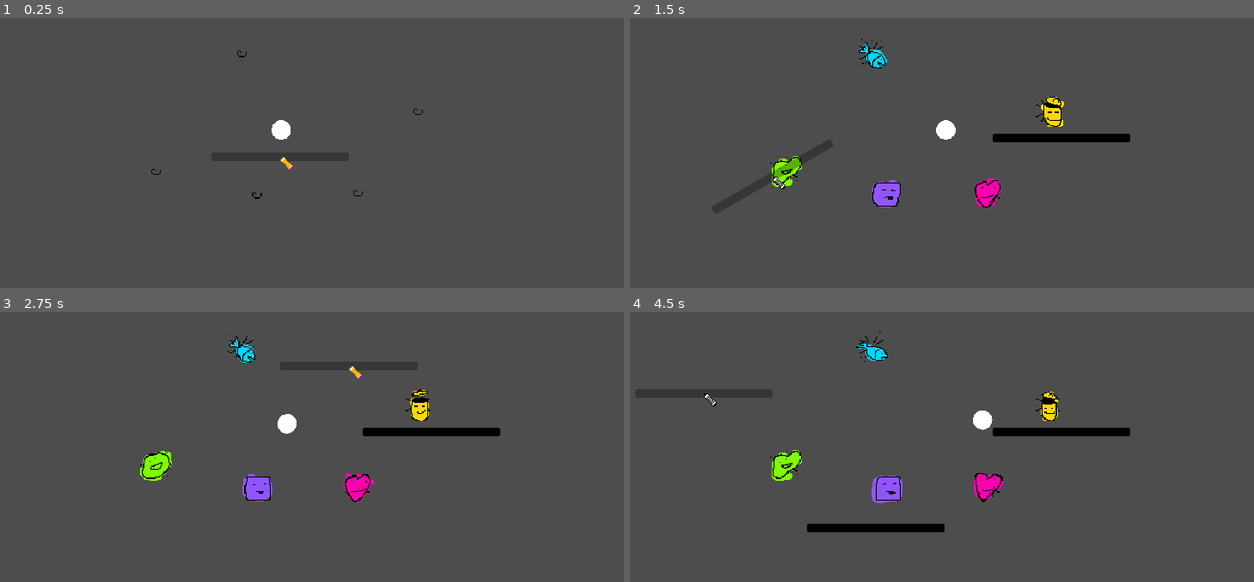
Above: before the commit, frames 1-4 (two rows, left to right).
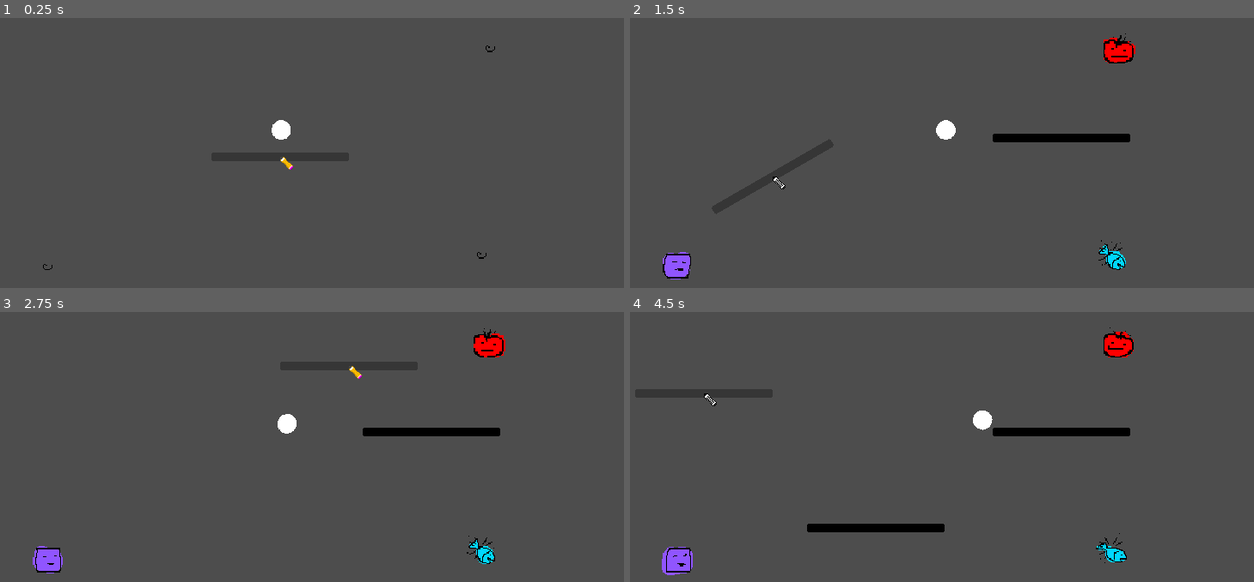
Above: after the commit, the same moments.

Repository: Silver-Ink/GameJamAirConditionner
Game: Godot game, scene res://Game.tscn
Two runs of this game, one before a commit and one after it. Both use one fixed random seed, a clock stepped at 60 frames per second and the inputs below.
Inputs (mouse positions are in pixels of both pictures, inside the frame that each line leads up to):
- Up to frame 1 (0.25 s): no input
- Up to frame 2 (1.5 s): tap Enter (ui_accept) at 0.5, 0.77 s; move the mouse to (1060, 136) at 0.52 s; hold Right (ui_right) from 0.53 s (still down); click (1060, 136) at 0.6 s; move the mouse to (773, 177) at 1.27 s; tap Mouse wheel up (rotate_wall_left) at 1.35 s
- Up to frame 3 (2.75 s): tap Enter (ui_accept) at 1.52 s; move the mouse to (349, 366) at 2.02 s; release Right (ui_right) at 2.03 s; hold Left (ui_left) from 2.03 s (still down); tap Mouse wheel down (rotate_wall_right) at 2.1 s
- Up to frame 4 (4.5 s): move the mouse to (873, 528) at 2.77 s; release Left (ui_left) at 2.78 s; hold Right (ui_right) 2.78-4.28 s; click (873, 528) at 2.85 s; tap Enter (ui_accept) at 3.02, 3.77 s; move the mouse to (1116, 509) at 3.52 s; tap Mouse wheel up (rotate_wall_left) at 3.6 s; move the mouse to (704, 393) at 4.27 s; hold Left (ui_left) from 4.28 s (still down); tap Mouse wheel down (rotate_wall_right) at 4.35 s

The runs differ from the first frame. In frame 1, less than 0.1% of the frame differs, in the area x 6-80%, y 10-94%; in frame 2, 2.7%; in frame 3, 2.8%; in frame 4, 2.8%, in the area x 5-81%, y 5-98%.

Commit message:
wall signal connected dynamicly

Diff:
--- a/Game.tscn
+++ b/Game.tscn
@@ -1,10 +1,9 @@
-[gd_scene load_steps=10 format=3 uid="uid://c0vjy050wrxjr"]
+[gd_scene load_steps=9 format=3 uid="uid://c0vjy050wrxjr"]
 
 [ext_resource type="Script" path="res://game.gd" id="1_72g1l"]
 [ext_resource type="PackedScene" uid="uid://ch5s2btnrj7ne" path="res://SurvivingPlayer.tscn" id="1_nsf7f"]
 [ext_resource type="PackedScene" uid="uid://bjr0wirbic3de" path="res://WallPlacer.tscn" id="2_nw2we"]
 [ext_resource type="Script" path="res://item_controller.gd" id="4_tt6b1"]
-[ext_resource type="PackedScene" uid="uid://5be7uvkii4qi" path="res://item.tscn" id="5_o70eo"]
 
 [sub_resource type="WorldBoundaryShape2D" id="WorldBoundaryShape2D_sfl1q"]
 normal = Vector2(1, 0)
@@ -63,23 +62,3 @@
 
 [node name="Marker2D4" type="Marker2D" parent="ItemController"]
 position = Vector2(103, 282)
-
-[node name="Item" parent="." instance=ExtResource("5_o70eo")]
-position = Vector2(204, 193)
-item_type = 1
-
-[node name="Item2" parent="." instance=ExtResource("5_o70eo")]
-position = Vector2(298, 215)
-item_type = 1
-
-[node name="Item3" parent="." instance=ExtResource("5_o70eo")]
-position = Vector2(392, 213)
-item_type = 5
-
-[node name="Item4" parent="." instance=ExtResource("5_o70eo")]
-position = Vector2(448, 137)
-item_type = 1
-
-[node name="Item5" parent="." instance=ExtResource("5_o70eo")]
-position = Vector2(284, 83)
-item_type = 1
--- a/WallStraight.tscn
+++ b/WallStraight.tscn
@@ -25,6 +25,3 @@
 [node name="Sprite2D" type="Sprite2D" parent="."]
 position = Vector2(0, -1)
 texture = ExtResource("1_jkp1i")
-
-[connection signal="body_entered" from="RigidBody2D/Area2D" to="." method="_on_preview_shape_body_entered"]
-[connection signal="body_exited" from="RigidBody2D/Area2D" to="." method="_on_preview_shape_body_exited"]
--- a/item_controller.gd
+++ b/item_controller.gd
@@ -9,18 +9,20 @@
 	for i in range(get_child_count()):
 		lst_spawn_point.append(get_child(i))
 
+	spawn_item_wave(3)
 
 # Called every frame. 'delta' is the elapsed time since the previous frame.
 func _process(delta: float) -> void:
 	pass
 
-func spawn_item_wave():
+func spawn_item_wave(count : int):
 	var lstId : Array[int]
-	for i in range(3):
-		var randId = randi_range(0, lst_spawn_point.size())
+	for i in range(count):
+		var randId = randi() % lst_spawn_point.size()
 		while (lstId.find(randId) != -1):
-			randId = randi_range(0, lst_spawn_point.size())
+			randId = randi() % lst_spawn_point.size()
 		lstId.append(randId)
 
 		var item : Item = sc_item.instantiate()
-		item.init()
+		item.global_position = lst_spawn_point[randId].global_position
+		add_child(item)
--- a/wall.gd
+++ b/wall.gd
@@ -12,6 +12,11 @@
 func _ready() -> void:
 	_wall_sprite = get_node("Sprite2D")
 	_wall_collision = get_node("RigidBody2D")
+
+	$RigidBody2D/Area2D.body_entered.connect(_on_preview_shape_body_entered)
+	$RigidBody2D/Area2D.body_exited.connect(_on_preview_shape_body_exited)
+	$RigidBody2D/Area2D.area_entered.connect(_on_preview_shape_body_entered)
+	$RigidBody2D/Area2D.area_exited.connect(_on_preview_shape_body_exited)
 
 func initiate_wall_destroy():
 	var tween := get_tree().create_tween()
Not shown: 1 places in WallStraight.tscn that only renumber resources
Not shown: 1 places in WallTilde.tscn that only renumber resources
